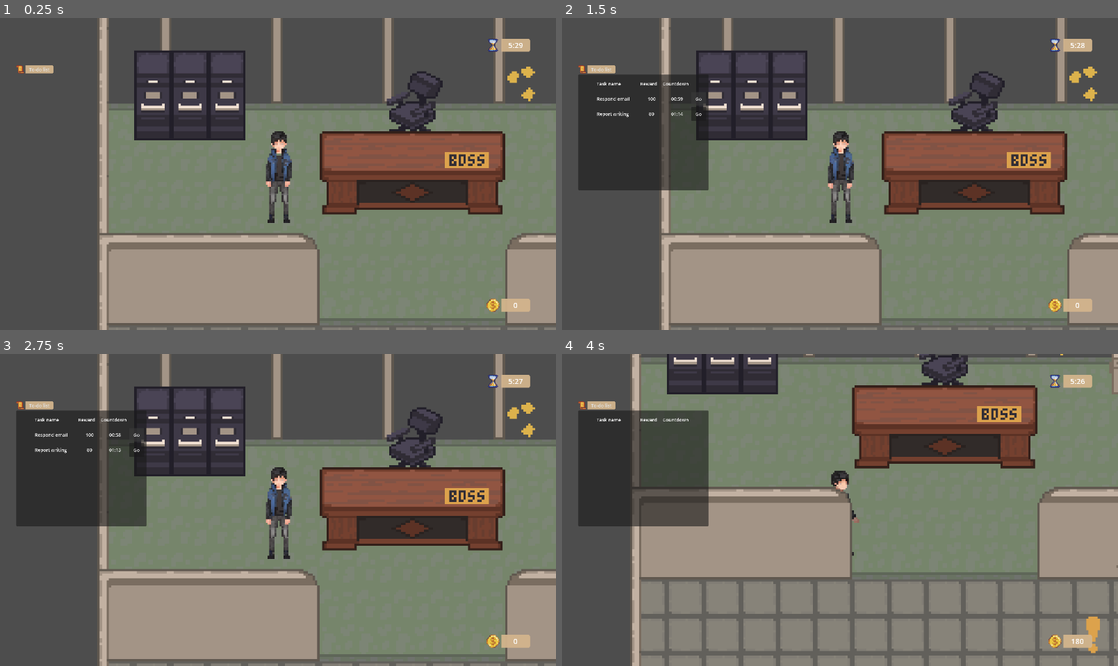
Above: before the commit, frames 1-4 (two rows, left to right).
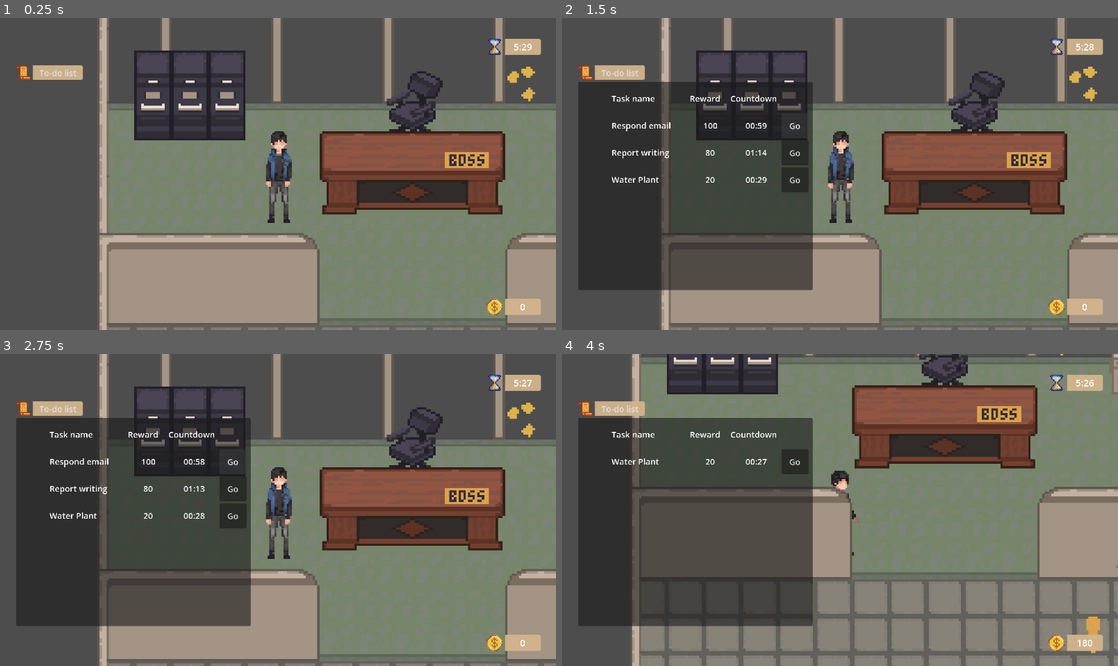
Above: after the commit, the same moments.

Repository: dh2650-overworked/Overworked
Game: Godot game, scene res://scenes/main.tscn
The game is run twice, just before and just after one commit, with the same random seed, the same clock (stepped at 60 frames per second) and the same inputs.
Inputs (mouse positions are in pixels of both pictures, inside the frame that each line leads up to):
- Up to frame 1 (0.25 s): no input
- Up to frame 2 (1.5 s): click "To-do list" at 0.5 s; click "Go" at 1.25 s
- Up to frame 3 (2.75 s): click "Go" at 2 s
- Up to frame 4 (4 s): tap Enter at 2.75 s; move the mouse to (962, 494) at 2.77 s; hold D (move_right) 2.78-3.53 s; tap F at 2.85, 3.8 s; click (962, 494) at 2.92 s; move the mouse to (728, 525) at 3.52 s; hold S (move_back) from 3.53 s (still down); tap E (interact) at 3.6 s

The runs differ from the first frame. In frame 1, 1.0% of the frame differs, in the area x 2-98%, y 6-96%; in frame 2, 20%; in frame 3, 20%; in frame 4, 22%.

Commit message:
connect water_plant task

Diff:
--- /dev/null
+++ b/assets/tasks/water_plant.tres
@@ -0,0 +1,14 @@
+[gd_resource type="Resource" script_class="TaskData" format=3 uid="uid://dkojlevmfae7g"]
+
+[ext_resource type="Script" uid="uid://dd6k082npoxh8" path="res://scripts/resources/task_data.gd" id="1_rc8y3"]
+
+[resource]
+resource_name = "reception"
+script = ExtResource("1_rc8y3")
+task_id = "water_plant"
+task_name = "Water Plant"
+reward_money = 20
+time_limit = 30.0
+scene_path = "res://scenes/Envirnment_tasks/water_plant_task.tscn"
+is_starter_task = true
+unlock_time = 60.0
--- a/scenes/Envirnment_tasks/water_plant_task.gd
+++ b/scenes/Envirnment_tasks/water_plant_task.gd
@@ -73,6 +73,7 @@
 	await get_tree().create_timer(2.0).timeout
 
 	# 4. Notify and remove the task scene
+	TaskManager.complete_task_by_type("water_plant")
 	emit_signal("task_finished", true)
 	queue_free()
 
--- a/scenes/main.tscn
+++ b/scenes/main.tscn
@@ -50,7 +50,7 @@
 offset_top = 41.0
 offset_right = 464.0
 offset_bottom = 541.0
-scale = Vector2(0.25, 0.25)
+scale = Vector2(0.45, 0.45)
 
 [node name="TimeLabel" parent="CanvasLayer" unique_id=2004680778 instance=ExtResource("3_pixel")]
 anchors_preset = 1
@@ -61,7 +61,7 @@
 offset_right = 44.0
 offset_bottom = 46.0
 grow_horizontal = 0
-scale = Vector2(0.4, 0.4)
+scale = Vector2(0.5, 0.5)
 
 [node name="Icon" parent="CanvasLayer/TimeLabel" index="0"]
 texture = ExtResource("4_time")
@@ -82,7 +82,7 @@
 offset_bottom = 1.0
 grow_horizontal = 0
 grow_vertical = 0
-scale = Vector2(0.4, 0.4)
+scale = Vector2(0.5, 0.5)
 
 [node name="Icon" parent="CanvasLayer/MoneyLabel" index="0"]
 texture = ExtResource("5_coin")
--- a/scripts/main.gd
+++ b/scripts/main.gd
@@ -6,6 +6,7 @@
 const Water_cooler := preload("res://assets/tasks/water_cooler.tres")
 const Respond_email := preload("res://assets/tasks/respond_email.tres")
 const Report_Writing := preload("res://assets/tasks/report_writing.tres")
+const Water_Plant := preload("res://assets/tasks/water_plant.tres")
 
 @onready var _time_label: Label = $CanvasLayer/TimeLabel/Bg/Label
 @onready var _money_label: Label = $CanvasLayer/MoneyLabel/Bg/Label
@@ -26,7 +27,7 @@
 	TaskManager.lunch_started.connect(_on_lunch_started)
 	TaskManager.lunch_ended.connect(_on_lunch_ended)
 	TaskManager.lunch_acknowledged.connect(_on_lunch_acknowledged)
-	TaskManager.register_task_catalog([Whiteboard, Water_cooler, Respond_email, Report_Writing])
+	TaskManager.register_task_catalog([Whiteboard, Water_cooler, Respond_email, Report_Writing, Water_Plant])
 	TaskManager.configure_auto_dispatch(true, 30.0, 40.0)
 	TaskManager.start_level()
 	_on_money_updated(TaskManager.total_money)
@@ -59,8 +60,31 @@
 
 func _on_nav_requested(instance_id: String) -> void:
 	var inst: TaskInstance = TaskManager.get_instance(instance_id)
-	var name := inst.task_name if inst else instance_id
-	print("Navigating to task: ", name, " (", instance_id, ")")
+	if not inst:
+		print("错误：找不到任务实例 ", instance_id)
+		return
+
+	print("尝试为任务查找场景路径: ", inst.task_id)
+
+	var found_path: String = ""
+	for t in TaskManager._task_catalog:
+		if t.task_id == inst.task_id:
+			found_path = t.scene_path
+			break
+
+	if found_path != "":
+		print("成功找到路径: ", found_path)
+		# 检查文件是否存在
+		if ResourceLoader.exists(found_path):
+			var scene = load(found_path)
+			var task_ui = scene.instantiate()
+			# 直接加到当前场景，或者加到 CanvasLayer
+			add_child(task_ui)
+			print("界面已弹出！")
+		else:
+			print("错误：路径存在但文件不存在！", found_path)
+	else:
+		print("提示：该任务没有配置 Scene Path，仅执行普通导航。")
 
 
 func _on_lunch_started() -> void:
